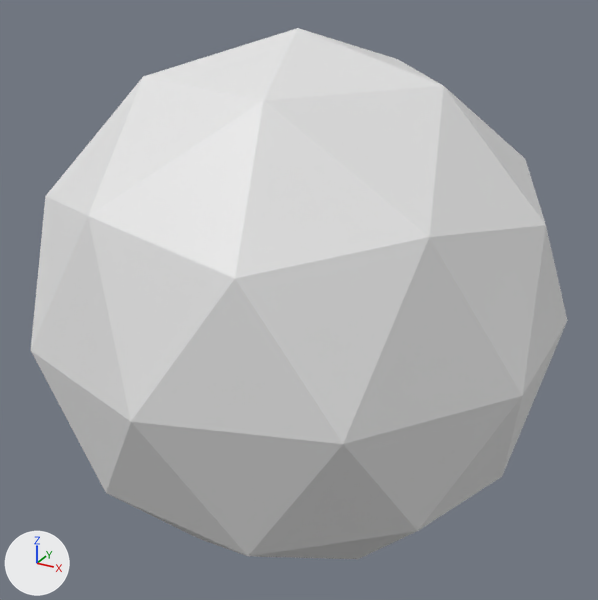
An edit to the OBJ model src/models/sphere.obj, drawn before and after from the same camera.
One viewpoint serves both versions: a 50 mm lens placed at (1.415, -2.567, 1.284), pointed at (0.003, 0.001, 0.0). The axes (+X, +Y, +Z) are drawn at lower left. The lights are the same throughout. Where no turn or scale is listed for an object, it has been applied to the vertices.

Script lines for the objects in view, before the commit:
```python
me_icosphere = bpy.data.meshes.new('Icosphere')
me_icosphere.from_pydata(...)  # an icosphere of 80 faces spanning x -0.95..0.95, y -1.0..1.0, z -1.0..1.0
ob_icosphere = bpy.data.objects.new('Icosphere', me_icosphere)
ob_icosphere.location = (0.0, 0.0, 0.0)
```
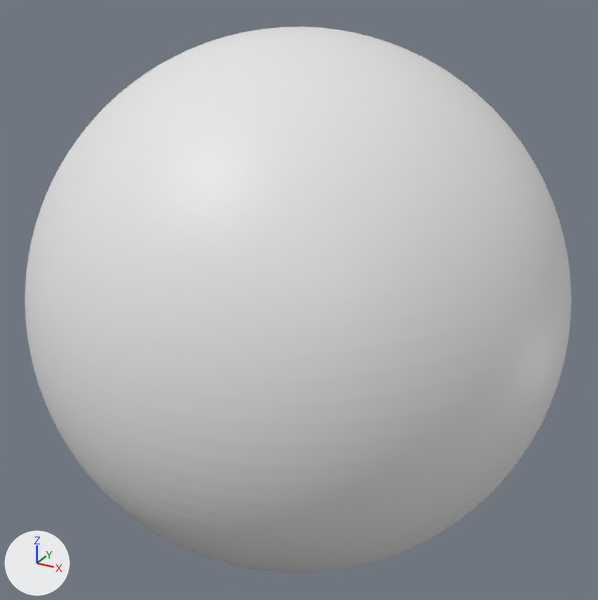
Boxes (x1, y1, x2, y2) around the edits, measured in the pictures (598 x 600 px):
'Icosphere', reshaped
    before: (31, 28, 568, 559)
    after: (25, 27, 571, 573)
part 1 of me_icosphere, added
    after: (25, 27, 571, 573)

Patch to the scene script:
```diff
--- a/src/models/sphere.obj.py
+++ b/src/models/sphere.obj.py
@@ me_icosphere @@
 # used by ob_icosphere; location = (0.0, 0.0, 0.0)
-me_icosphere.from_pydata(...)  # 42 vertices, 80 faces; spans x -0.95..0.95, y -1.0..1.0, z -1.0..1.0
+me_icosphere.from_pydata(...)  # 2562 vertices, 5120 faces; spans x -1.0..1.0, y -1.0..1.0, z -1.0..1.0
+# me_icosphere part 1: 2520 vertices added at x -1.0..1.0, y -1.0..1.0, z -1.0..1.0
```
